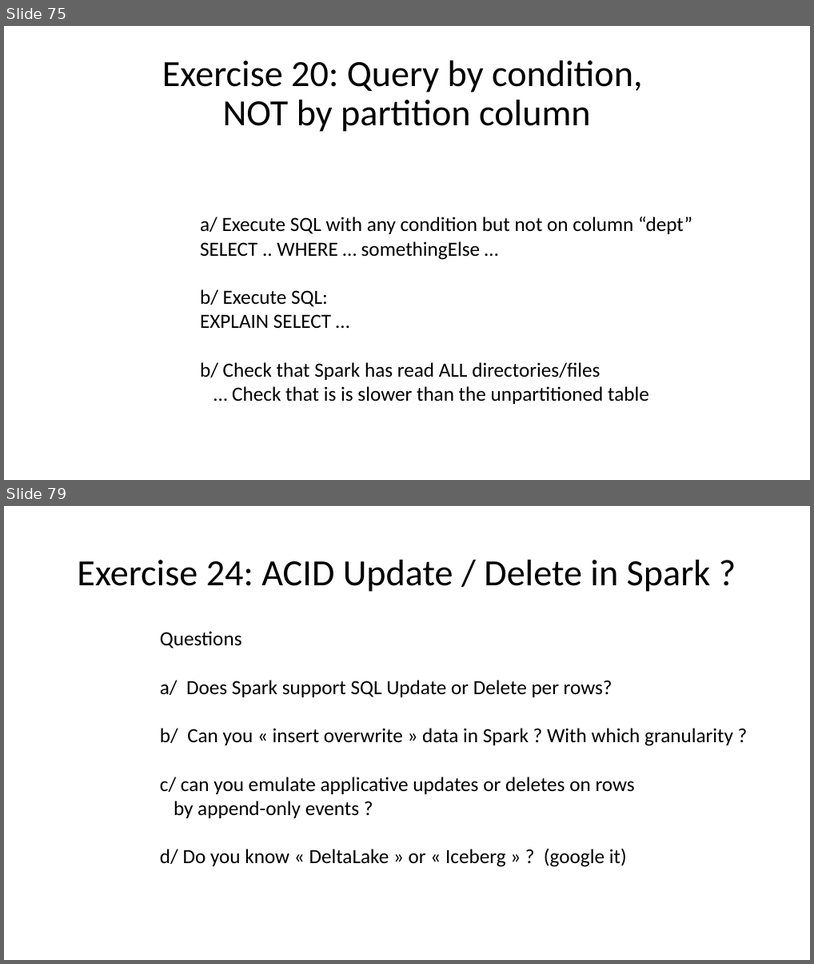
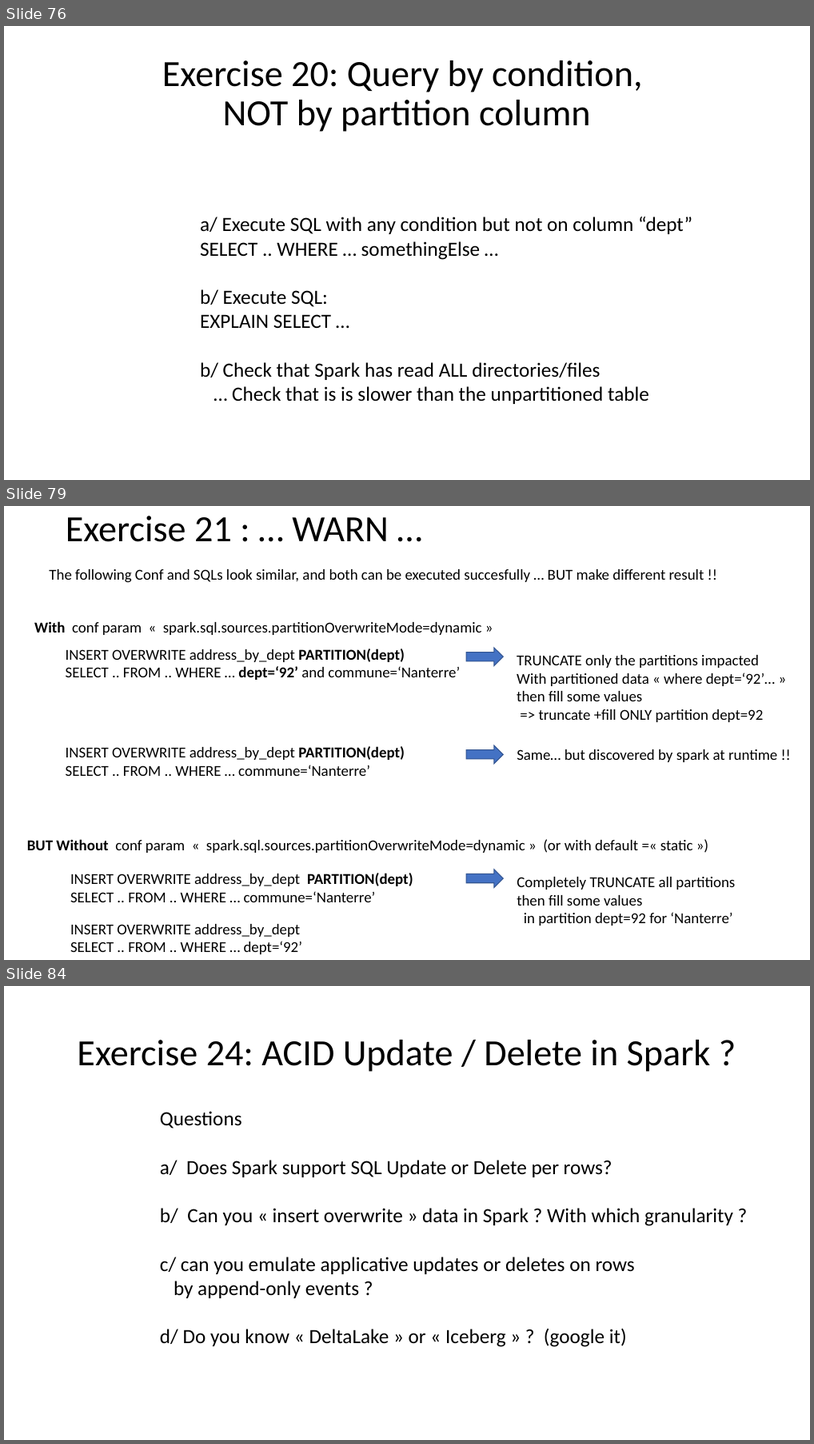
Before and after one commit to Arnaud-Nauwynck/presentations, a slide deck: pres-bigdata/Hands-On/TD3-sql-metastore.pptx. Shown one above the other, each under a label of ours: slides 75 and 79 before the commit, slides 76, 79 and 84 after it; the slides between them are not shown. The pictures are 814x964 and 814x1444 pixels, drawn with LibreOffice and Linux fonts; fonts in the diff are those of the drawing. Boxes give left, top, right and bottom in pixels: in the first picture for what was removed or moved away, otherwise in the second. Text is boxed around its words. In the diff, an @@ line names an element or a change of style, - is before the commit and + after.

```diff
--- a/pres-bigdata/Hands-On/TD3-sql-metastore.pptx
+++ b/pres-bigdata/Hands-On/TD3-sql-metastore.pptx
@@ slide 79 added at [4,506,810,960], background #FFFFFF @@
@@ title added at [66,516,389,542], 44 pt, text #000000 @@
+Exercise 21 : … WARN …
@@ text added at [49,569,705,583], 18 pt, text #000000 @@
+The following Conf and SQLs look similar, and both can be executed succesfully … BUT make different result !!
@@ text added at [34,621,482,635], 18 pt, text #000000 @@
+With conf param « spark.sql.sources.partitionOverwriteMode=dynamic »
@@ text added at [66,648,460,680], 18 pt, text #000000 @@
+INSERT OVERWRITE address_by_dept PARTITION(dept)
+SELECT .. FROM .. WHERE … dept=‘92’ and commune=‘Nanterre’
@@ right arrow added at [466,648,504,666], fill #4472C4, outline #325491 1 pt @@
@@ text added at [517,655,775,722], 18 pt, text #000000 @@
+TRUNCATE only the partitions impacted
+With partitioned data « where dept=‘92’… »
+then fill some values
+=> truncate +fill ONLY partition dept=92
@@ right arrow added at [466,745,504,764], fill #4472C4, outline #325491 1 pt @@
@@ text added at [66,746,405,776], 18 pt, text #000000 @@
+INSERT OVERWRITE address_by_dept PARTITION(dept)
+SELECT .. FROM .. WHERE … commune=‘Nanterre’
@@ text added at [517,749,778,762], 18 pt, text #000000 @@
+Same… but discovered by spark at runtime !!
@@ text added at [27,839,694,852], 18 pt, text #000000 @@
+BUT Without conf param « spark.sql.sources.partitionOverwriteMode=dynamic » (or with default =« static »)
@@ text added at [70,872,414,902], 18 pt, text #000000 @@
+INSERT OVERWRITE address_by_dept PARTITION(dept)
+SELECT .. FROM .. WHERE … commune=‘Nanterre’
@@ right arrow added at [466,869,504,887], fill #4472C4, outline #325491 1 pt @@
@@ text added at [517,876,735,925], 18 pt, text #000000 @@
+Completely TRUNCATE all partitions
+then fill some values
+in partition dept=92 for ‘Nanterre’
@@ text added at [70,924,302,954], 18 pt, text #000000 @@
+INSERT OVERWRITE address_by_dept
+SELECT .. FROM .. WHERE … dept=‘92’
@@ what was slide 75 is now slide 76 @@
@@ what was slide 79 is now slide 84 @@
```
Also in this commit, not shown: 8 slides changed, 4 other slides added, 26 other files.
